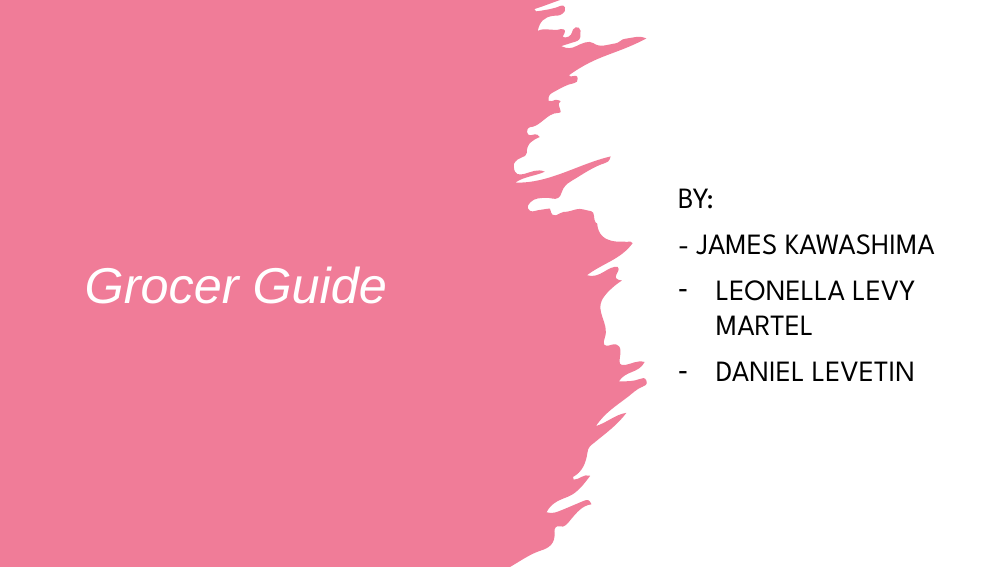
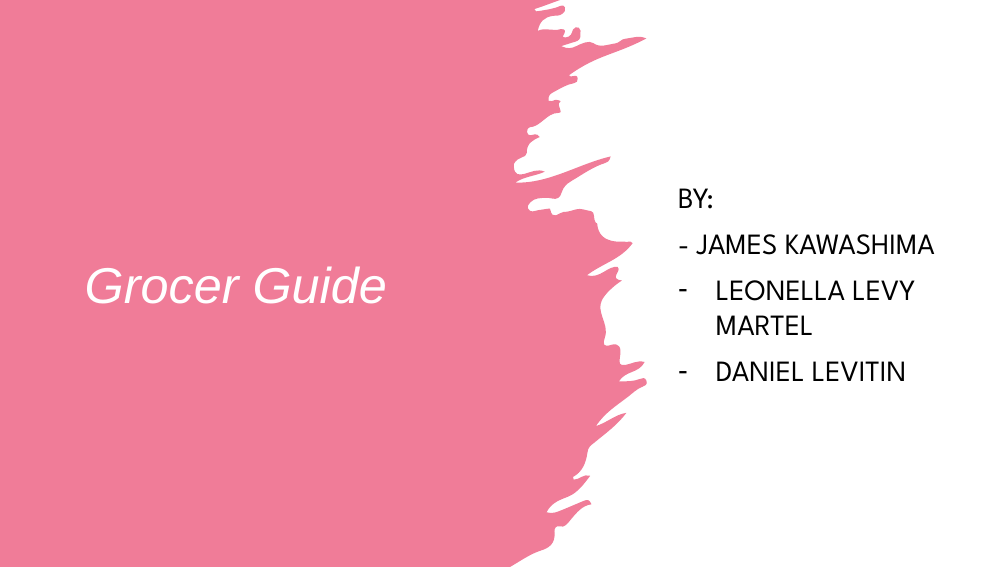
Before and after one commit to DatPika/AppDev2_GrocerGuide, a slide deck: slide 1 of Grocer Guide.pptx. Drawn at 1008x567 pixels with LibreOffice and Linux fonts; fonts in the diff are those of the drawing. Boxes give left, top, right and bottom in pixels: in the first picture for what was removed or moved away, otherwise in the second. Text is boxed around its words. In the diff, an @@ line names an element or a change of style, - is before the commit and + after.

Commit message:
mb

```diff
--- a/Grocer Guide.pptx
+++ b/Grocer Guide.pptx
@@ subtitle at bbox=[716, 361, 906, 381]: text changed @@
-– DANIEL LEVETIN
+– DANIEL LEVITIN
```
